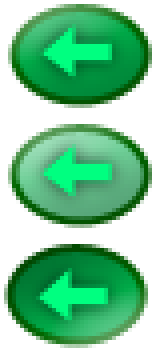
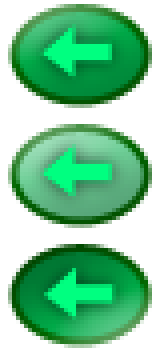
Layered file, before and after one edit (160×360). Changes by layer:
painted on "Фигура 2 (копия)" over left=36, top=264, right=116, bottom=324
painted on "Фигура 1 (копия)" over left=4, top=244, right=152, bottom=348
